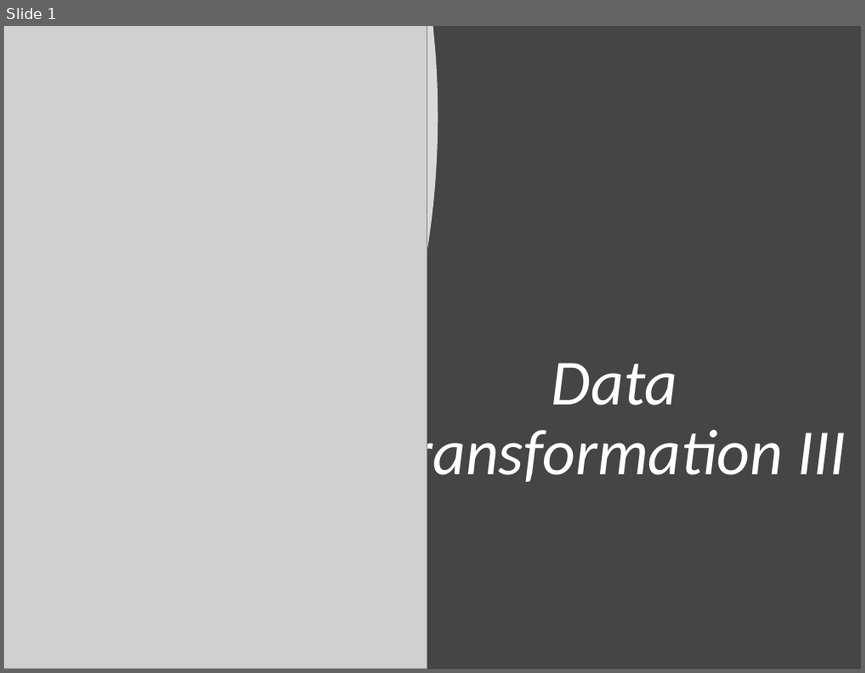
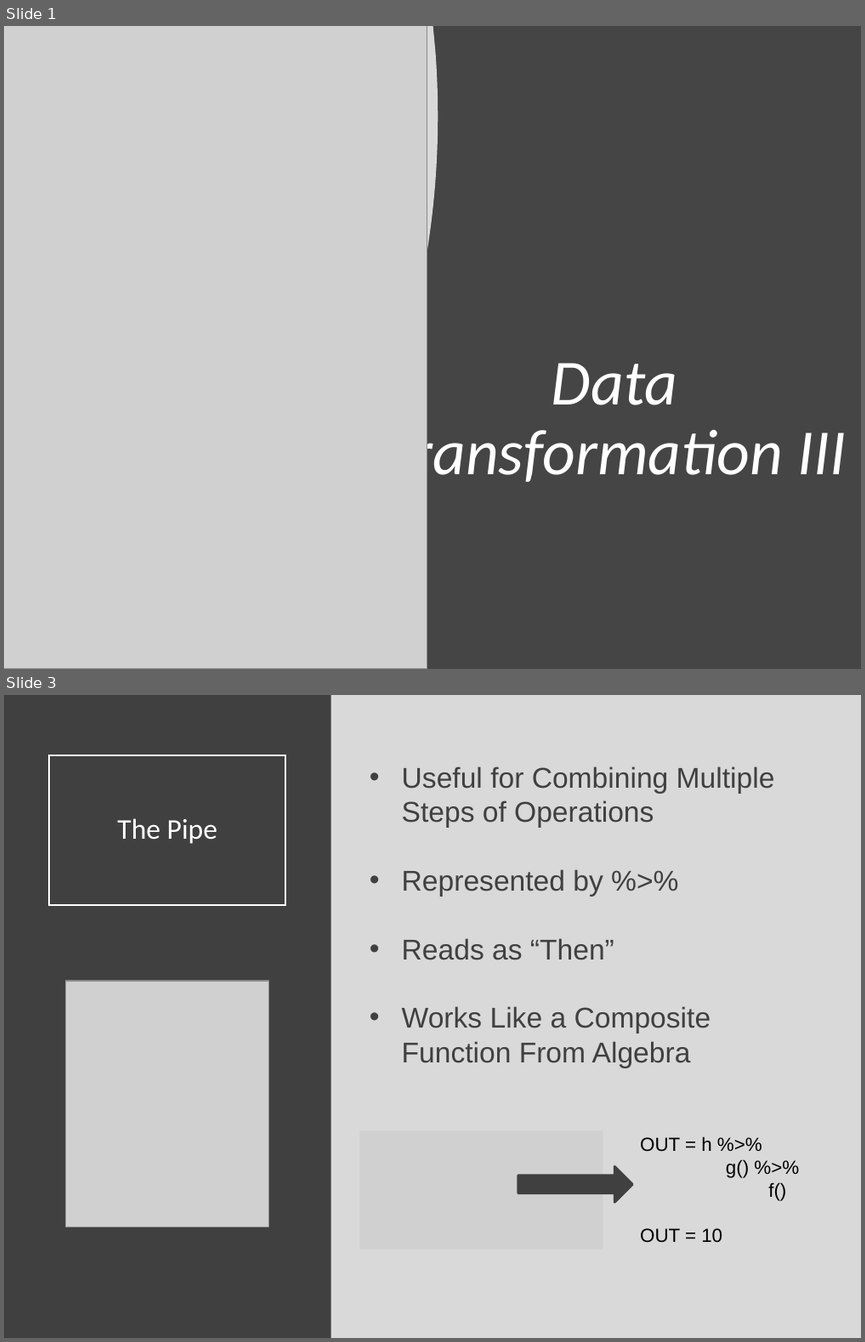
Before and after one commit to Yixf-Self/STOR320_WEBSITE, a slide deck: Lecture/Lecture 6/Lecture 6.pptx. Shown one above the other, each under a label of ours: slide 1 before the commit, slides 1 and 3 after it; the slides between them are not shown. The pictures are 865x673 and 865x1342 pixels, drawn with LibreOffice and Linux fonts; fonts in the diff are those of the drawing; grey boxes stand for pictures. Boxes give left, top, right and bottom in pixels: in the first picture for what was removed or moved away, otherwise in the second. Text is boxed around its words. In the diff, an @@ line names an element or a change of style, - is before the commit and + after.

```diff
--- a/Lecture/Lecture 6/Lecture 6.pptx
+++ b/Lecture/Lecture 6/Lecture 6.pptx
@@ slide 3 added at (4,695,861,1338), background #D9D9D9 @@
@@ rectangle added at (4,695,331,1338), fill #404040 @@
@@ title added at (49,755,286,905), outline #FFFFFF 1.5 pt, 24 pt, text #FFFFFF @@
+The Pipe
@@ text added at (402,766,775,1068), 24 pt, text #404040 @@
+• Useful for Combining Multiple Steps of Operations
+• Represented by %>%
+• Reads as “Then”
+• Works Like a Composite Function From Algebra
@@ picture added at (66,981,268,1226) @@
@@ picture added at (359,1130,603,1248) @@
@@ text added at (640,1136,786,1242), 16 pt, text #000000 @@
+OUT = h %>%
+g() %>%
+f()
+OUT = 10
@@ right arrow added at (518,1166,632,1202), fill #404040, outline #404040 2 pt @@
```
Also in this commit, not shown: 1 slide changed, 16 other slides added, 6 other files.
